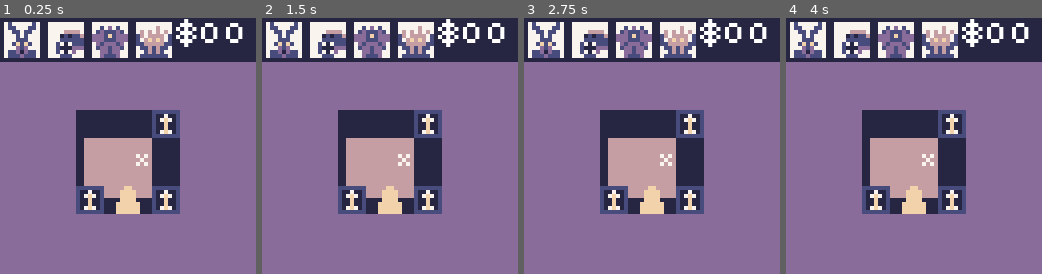
Above: before the commit, frames 1-4 (left to right).
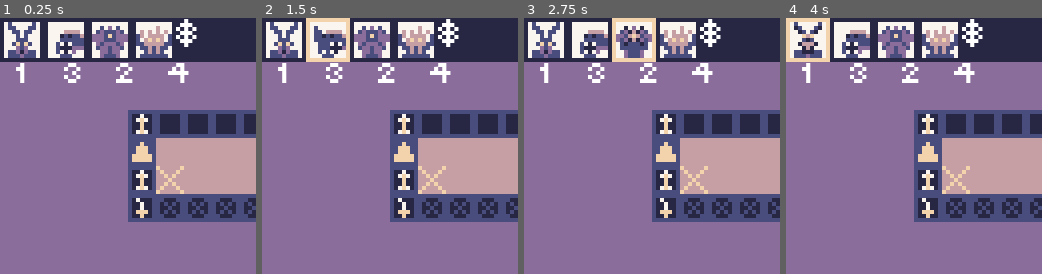
Above: after the commit, the same moments.

Repository: malsawaf48/Dark-Magic-Game-Jam
Game: Godot game, scene res://Worlds/Scenes/TestLevel.tscn
The game is run twice, just before and just after one commit, with the same random seed, the same clock (stepped at 60 frames per second) and the same inputs.
Inputs (mouse positions are in pixels of both pictures, inside the frame that each line leads up to):
- Up to frame 1 (0.25 s): no input
- Up to frame 2 (1.5 s): click (285, 41) at 0.5 s; click (328, 41) at 1.25 s
- Up to frame 3 (2.75 s): click (634, 41) at 2 s
- Up to frame 4 (4 s): click (939, 41) at 2.75 s; click (809, 41) at 3.5 s

The runs differ from the first frame. In frame 1, 30% of the frame differs, in the area x 6-100%, y 1-80%; in frame 2, 31%; in frame 3, 32%, in the area x 6-100%, y 0-80%; in frame 4, 31%.
Error after the commit: Invalid call. Nonexistent 'String' constructor. (res://Worlds/Scenes/GameLogic.gd:11)

Commit message:
More Art and Placement
started working on the placement feature

Diff:
--- /dev/null
+++ b/Worlds/Scenes/GameLogic.gd
@@ -0,0 +1,35 @@
+extends Node2D
+
+export var Money = 10
+var DeerSprite = load("res://Units/Sprites/DeerMan.png")
+var LeechSprite = load("res://Units/Sprites/WallLeech.png")
+var EyeSprite = load("res://Units/Sprites/EyeMonster.png")
+var FireSprite = load("res://Units/Sprites/PlantGiant.png")
+var selectedUnit = 0
+
+func _ready():
+	get_parent().get_node("GameUI/HBoxContainer/VBoxContainer/Money").text = String(Money)
+
+func _process(delta):
+	$Mouse.position = get_global_mouse_position()
+	if Input.is_action_just_pressed("Lclick"):
+		spawnUnit()
+
+func _on_DeerMan_button_up():
+	selectedUnit = 1
+	$Mouse.texture = DeerSprite
+
+func _on_WallLeech_button_up():
+	selectedUnit = 2
+	$Mouse.texture = LeechSprite
+
+func _on_EyeMonster_button_up():
+	selectedUnit = 3
+	$Mouse.texture = EyeSprite
+
+func _on_FlameMonster_button_up():
+	selectedUnit = 4
+	$Mouse.texture = FireSprite
+
+func spawnUnit():
+	pass
--- /dev/null
+++ b/Worlds/Scenes/GameLogic.tscn
@@ -0,0 +1,8 @@
+[gd_scene load_steps=2 format=2]
+
+[ext_resource path="res://Worlds/Scenes/GameLogic.gd" type="Script" id=1]
+
+[node name="GameLogic" type="Node2D"]
+script = ExtResource( 1 )
+
+[node name="Mouse" type="Sprite" parent="."]
--- a/Worlds/Scenes/TestLevel.tscn
+++ b/Worlds/Scenes/TestLevel.tscn
@@ -7,6 +7,144 @@
 [ext_resource path="res://Units/Icons/PlantGiant.png" type="Texture" id=5]
 [ext_resource path="res://Units/Icons/EyeMan.png" type="Texture" id=6]
 [ext_resource path="res://Worlds/Art/test.png" type="Texture" id=7]
+[ext_resource path="res://Worlds/Art/Building Tiles.png" type="Texture" id=8]
+[ext_resource path="res://Units/Icons/WallLeechP.png" type="Texture" id=9]
+[ext_resource path="res://Units/Icons/DeerManP.png" type="Texture" id=10]
+[ext_resource path="res://Units/Icons/WallLeechH.png" type="Texture" id=11]
+[ext_resource path="res://Units/Icons/DeerManH.png" type="Texture" id=12]
+[ext_resource path="res://Units/Icons/EyeManP.png" type="Texture" id=13]
+[ext_resource path="res://Units/Icons/EyeManH.png" type="Texture" id=14]
+[ext_resource path="res://Units/Icons/PlantGiantP.png" type="Texture" id=15]
+[ext_resource path="res://Units/Icons/PlantGiantH.png" type="Texture" id=16]
+[ext_resource path="res://Worlds/Scenes/GameLogic.tscn" type="PackedScene" id=17]
+
+[sub_resource type="TileSet" id=10]
+0/name = "Building Tiles.png 0"
+0/texture = ExtResource( 8 )
+0/tex_offset = Vector2( 0, 0 )
+0/modulate = Color( 1, 1, 1, 1 )
+0/region = Rect2( 0, 0, 7, 7 )
+0/tile_mode = 0
+0/occluder_offset = Vector2( 0, 0 )
+0/navigation_offset = Vector2( 0, 0 )
+0/shape_offset = Vector2( 0, 0 )
+0/shape_transform = Transform2D( 1, 0, 0, 1, 0, 0 )
+0/shape_one_way = false
+0/shape_one_way_margin = 0.0
+0/shapes = [  ]
+0/z_index = 0
+1/name = "Building Tiles.png 1"
+1/texture = ExtResource( 8 )
+1/tex_offset = Vector2( 0, 0 )
+1/modulate = Color( 1, 1, 1, 1 )
+1/region = Rect2( 7, 0, 7, 7 )
+1/tile_mode = 0
+1/occluder_offset = Vector2( 0, 0 )
+1/navigation_offset = Vector2( 0, 0 )
+1/shape_offset = Vector2( 0, 0 )
+1/shape_transform = Transform2D( 1, 0, 0, 1, 0, 0 )
+1/shape_one_way = false
+1/shape_one_way_margin = 0.0
+1/shapes = [  ]
+1/z_index = 0
+2/name = "Building Tiles.png 2"
+2/texture = ExtResource( 8 )
+2/tex_offset = Vector2( 0, 0 )
+2/modulate = Color( 1, 1, 1, 1 )
+2/region = Rect2( 14, 0, 7, 7 )
+2/tile_mode = 0
+2/occluder_offset = Vector2( 0, 0 )
+2/navigation_offset = Vector2( 0, 0 )
+2/shape_offset = Vector2( 0, 0 )
+2/shape_transform = Transform2D( 1, 0, 0, 1, 0, 0 )
+2/shape_one_way = false
+2/shape_one_way_margin = 0.0
+2/shapes = [  ]
+2/z_index = 0
+3/name = "Building Tiles.png 3"
+3/texture = ExtResource( 8 )
+3/tex_offset = Vector2( 0, 0 )
+3/modulate = Color( 1, 1, 1, 1 )
+3/region = Rect2( 21, 0, 7, 7 )
+3/tile_mode = 0
+3/occluder_offset = Vector2( 0, 0 )
+3/navigation_offset = Vector2( 0, 0 )
+3/shape_offset = Vector2( 0, 0 )
+3/shape_transform = Transform2D( 1, 0, 0, 1, 0, 0 )
+3/shape_one_way = false
+3/shape_one_way_margin = 0.0
+3/shapes = [  ]
+3/z_index = 0
+4/name = "Building Tiles.png 4"
+4/texture = ExtResource( 8 )
+4/tex_offset = Vector2( 0, 0 )
+4/modulate = Color( 1, 1, 1, 1 )
+4/region = Rect2( 28, 0, 7, 7 )
+4/tile_mode = 0
+4/occluder_offset = Vector2( 0, 0 )
+4/navigation_offset = Vector2( 0, 0 )
+4/shape_offset = Vector2( 0, 0 )
+4/shape_transform = Transform2D( 1, 0, 0, 1, 0, 0 )
+4/shape_one_way = false
+4/shape_one_way_margin = 0.0
+4/shapes = [  ]
+4/z_index = 0
+5/name = "Building Tiles.png 5"
+5/texture = ExtResource( 8 )
+5/tex_offset = Vector2( 0, 0 )
+5/modulate = Color( 1, 1, 1, 1 )
+5/region = Rect2( 35, 0, 7, 7 )
+5/tile_mode = 0
+5/occluder_offset = Vector2( 0, 0 )
+5/navigation_offset = Vector2( 0, 0 )
+5/shape_offset = Vector2( 0, 0 )
+5/shape_transform = Transform2D( 1, 0, 0, 1, 0, 0 )
+5/shape_one_way = false
+5/shape_one_way_margin = 0.0
+5/shapes = [  ]
+5/z_index = 0
+6/name = "Building Tiles.png 6"
+6/texture = ExtResource( 8 )
+6/tex_offset = Vector2( 0, 0 )
+6/modulate = Color( 1, 1, 1, 1 )
+6/region = Rect2( 42, 0, 7, 7 )
+6/tile_mode = 0
+6/occluder_offset = Vector2( 0, 0 )
+6/navigation_offset = Vector2( 0, 0 )
+6/shape_offset = Vector2( 0, 0 )
+6/shape_transform = Transform2D( 1, 0, 0, 1, 0, 0 )
+6/shape_one_way = false
+6/shape_one_way_margin = 0.0
+6/shapes = [  ]
+6/z_index = 0
+7/name = "Building Tiles.png 7"
+7/texture = ExtResource( 8 )
+7/tex_offset = Vector2( 0, 0 )
+7/modulate = Color( 1, 1, 1, 1 )
+7/region = Rect2( 49, 0, 7, 7 )
+7/tile_mode = 0
+7/occluder_offset = Vector2( 0, 0 )
+7/navigation_offset = Vector2( 0, 0 )
+7/shape_offset = Vector2( 0, 0 )
+7/shape_transform = Transform2D( 1, 0, 0, 1, 0, 0 )
+7/shape_one_way = false
+7/shape_one_way_margin = 0.0
+7/shapes = [  ]
+7/z_index = 0
+8/name = "Building Tiles.png 8"
+8/texture = ExtResource( 8 )
+8/tex_offset = Vector2( 0, 0 )
+8/modulate = Color( 1, 1, 1, 1 )
+8/region = Rect2( 56, 0, 7, 7 )
+8/tile_mode = 0
+8/occluder_offset = Vector2( 0, 0 )
+8/navigation_offset = Vector2( 0, 0 )
+8/shape_offset = Vector2( 0, 0 )
+8/shape_transform = Transform2D( 1, 0, 0, 1, 0, 0 )
+8/shape_one_way = false
+8/shape_one_way_margin = 0.0
+8/shapes = [  ]
+8/z_index = 0
 
 [sub_resource type="DynamicFont" id=1]
 size = 9
@@ -21,12 +159,26 @@
 texture = ExtResource( 7 )
 centered = false
 
+[node name="TestBase" type="Node2D" parent="."]
+position = Vector2( 32, 37 )
+
+[node name="TileMap" type="TileMap" parent="TestBase"]
+tile_set = SubResource( 10 )
+cell_size = Vector2( 7, 7 )
+cell_quadrant_size = 7
+cell_custom_transform = Transform2D( 7, 0, 0, 7, 0, 0 )
+cell_tile_origin = 1
+show_collision = true
+format = 1
+tile_data = PoolIntArray( -131072, 0, 0, -131071, 6, 0, -131070, 6, 0, -131069, 6, 0, -131068, 6, 0, -65536, 2, 0, -65535, 3, 0, -65534, 3, 0, -65533, 3, 0, -65532, 3, 0, 0, 0, 0, 1, 5, 0, 2, 3, 0, 3, 3, 0, 4, 3, 0, 65536, 1, 0, 65537, 7, 0, 65538, 7, 0, 65539, 7, 0, 65540, 7, 0 )
+
 [node name="GameUI" parent="." instance=ExtResource( 1 )]
 theme = SubResource( 2 )
 
 [node name="HBoxContainer" type="VBoxContainer" parent="GameUI"]
 anchor_right = 1.0
 anchor_bottom = 1.0
+custom_constants/separation = 1
 
 [node name="VBoxContainer" type="HBoxContainer" parent="GameUI/HBoxContainer"]
 margin_right = 64.0
@@ -37,32 +189,82 @@
 margin_right = 11.0
 margin_bottom = 11.0
 texture_normal = ExtResource( 3 )
+texture_pressed = ExtResource( 10 )
+texture_hover = ExtResource( 12 )
 
 [node name="WallLeech" type="TextureButton" parent="GameUI/HBoxContainer/VBoxContainer"]
 margin_left = 11.0
 margin_right = 22.0
 margin_bottom = 11.0
 texture_normal = ExtResource( 4 )
+texture_pressed = ExtResource( 9 )
+texture_hover = ExtResource( 11 )
 
 [node name="EyeMonster" type="TextureButton" parent="GameUI/HBoxContainer/VBoxContainer"]
 margin_left = 22.0
 margin_right = 33.0
 margin_bottom = 11.0
 texture_normal = ExtResource( 6 )
+texture_pressed = ExtResource( 13 )
+texture_hover = ExtResource( 14 )
 
 [node name="FlameMonster" type="TextureButton" parent="GameUI/HBoxContainer/VBoxContainer"]
 margin_left = 33.0
 margin_right = 44.0
 margin_bottom = 11.0
 texture_normal = ExtResource( 5 )
-
-[node name="Money" type="Label" parent="GameUI/HBoxContainer/VBoxContainer"]
+texture_pressed = ExtResource( 15 )
+texture_hover = ExtResource( 16 )
+
+[node name="Symbol" type="Label" parent="GameUI/HBoxContainer/VBoxContainer"]
 margin_left = 44.0
 margin_top = 1.0
-margin_right = 62.0
+margin_right = 50.0
 margin_bottom = 10.0
-text = "$00"
+text = "$"
+
+[node name="Money" type="Label" parent="GameUI/HBoxContainer/VBoxContainer"]
+margin_left = 50.0
+margin_top = 1.0
+margin_right = 50.0
+margin_bottom = 10.0
 align = 1
 valign = 1
 
-[node name="TestBase" type="Node2D" parent="."]
+[node name="HBoxContainer" type="HBoxContainer" parent="GameUI/HBoxContainer"]
+margin_top = 12.0
+margin_right = 64.0
+margin_bottom = 21.0
+custom_constants/separation = 6
+
+[node name="DeerCost" type="Label" parent="GameUI/HBoxContainer/HBoxContainer"]
+anchor_left = -0.009
+margin_right = 9.0
+margin_bottom = 9.0
+text = " 1"
+
+[node name="LeechCost" type="Label" parent="GameUI/HBoxContainer/HBoxContainer"]
+margin_left = 15.0
+margin_right = 21.0
+margin_bottom = 9.0
+text = "3"
+
+[node name="EyeCost" type="Label" parent="GameUI/HBoxContainer/HBoxContainer"]
+margin_left = 27.0
+margin_right = 33.0
+margin_bottom = 9.0
+text = "2"
+
+[node name="FireCost" type="Label" parent="GameUI/HBoxContainer/HBoxContainer"]
+margin_left = 39.0
+margin_right = 45.0
+margin_bottom = 9.0
+text = "4"
+
+[node name="GameLogic" parent="." instance=ExtResource( 17 )]
+Money = null
+
+[connection signal="button_up" from="GameUI/HBoxContainer/VBoxContainer/DeerMan" to="GameLogic" method="_on_DeerMan_button_up"]
+[connection signal="button_up" from="GameUI/HBoxContainer/VBoxContainer/WallLeech" to="GameLogic" method="_on_WallLeech_button_up"]
+[connection signal="button_up" from="GameUI/HBoxContainer/VBoxContainer/EyeMonster" to="GameLogic" method="_on_EyeMonster_button_up"]
+[connection signal="button_up" from="GameUI/HBoxContainer/VBoxContainer/FlameMonster" to="GameLogic" method="_on_FlameMonster_button_up"]
--- a/project.godot
+++ b/project.godot
@@ -51,10 +51,19 @@
 "svg/scale": 1.0
 }
 
+[input]
+
+Lclick={
+"deadzone": 0.5,
+"events": [ Object(InputEventMouseButton,"resource_local_to_scene":false,"resource_name":"","device":0,"alt":false,"shift":false,"control":false,"meta":false,"command":false,"button_mask":0,"position":Vector2( 0, 0 ),"global_position":Vector2( 0, 0 ),"factor":1.0,"button_index":1,"pressed":false,"doubleclick":false,"script":null)
+ ]
+}
+
 [physics]
 
 common/enable_pause_aware_picking=true
 
 [rendering]
 
+quality/driver/driver_name="GLES2"
 environment/default_environment="res://default_env.tres"
Binary file added: Units/Icons/DeerManH.png
Not shown, added: Units/Icons/DeerManH.png.import
Binary file added: Units/Icons/DeerManP.png
Not shown, added: Units/Icons/DeerManP.png.import
Binary file added: Units/Icons/EyeManH.png
Not shown, added: Units/Icons/EyeManH.png.import
Binary file added: Units/Icons/EyeManP.png
Not shown, added: Units/Icons/EyeManP.png.import
Binary file added: Units/Icons/PlantGiantH.png
Not shown, added: Units/Icons/PlantGiantH.png.import
Binary file added: Units/Icons/PlantGiantP.png
Not shown, added: Units/Icons/PlantGiantP.png.import
(and 16 more such lines)
